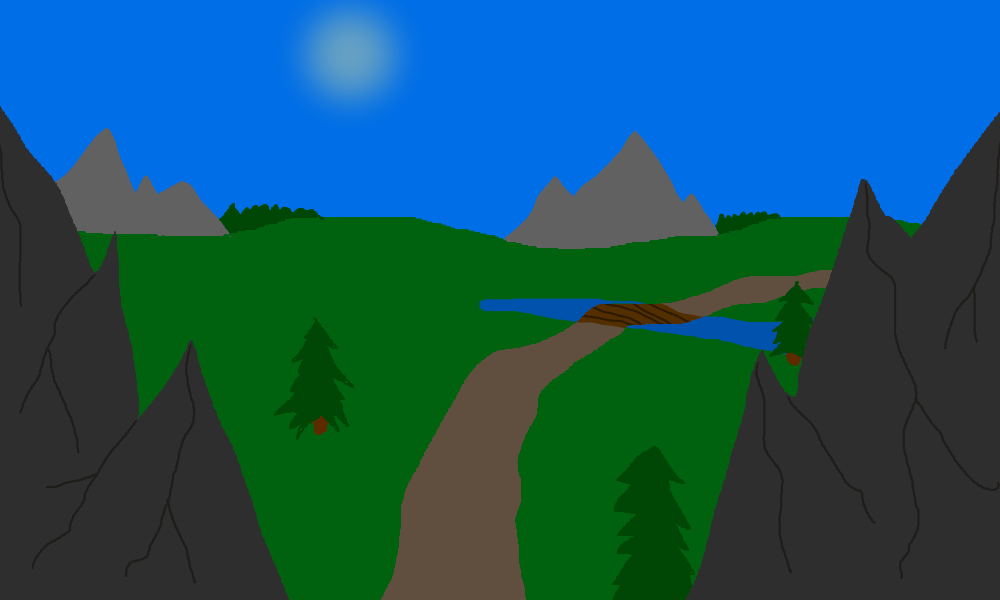
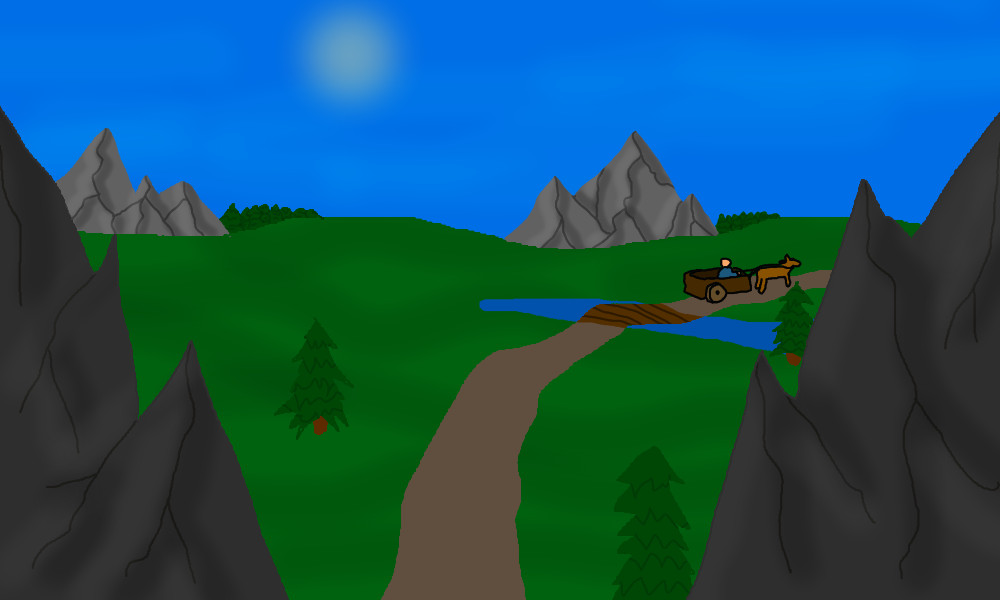
Layers edited between the first and the second 1000 x 600 image:
added layer "Paint Layer 13" above "Paint Layer 11" over [0, 128, 768, 320]
added layer "Paint Layer 11" above "Paint Layer 12" over [640, 192, 832, 320]
added layer "Paint Layer 12" above "Paint Layer 2" over [576, 192, 896, 448]
painted on "Paint Layer 3" over [0, 0, 1000, 600]
painted on "Paint Layer 6" over [192, 192, 832, 600]
added layer "Paint Layer 14" above "Paint Layer 1" over [0, 0, 1000, 256]
painted on "Paint Layer 1" over [0, 0, 1000, 384]
painted on "Paint Layer 9" over [320, 256, 896, 600]
painted on "Paint Layer 10" over [448, 256, 896, 384]
painted on "Background" over [0, 0, 1000, 600]
